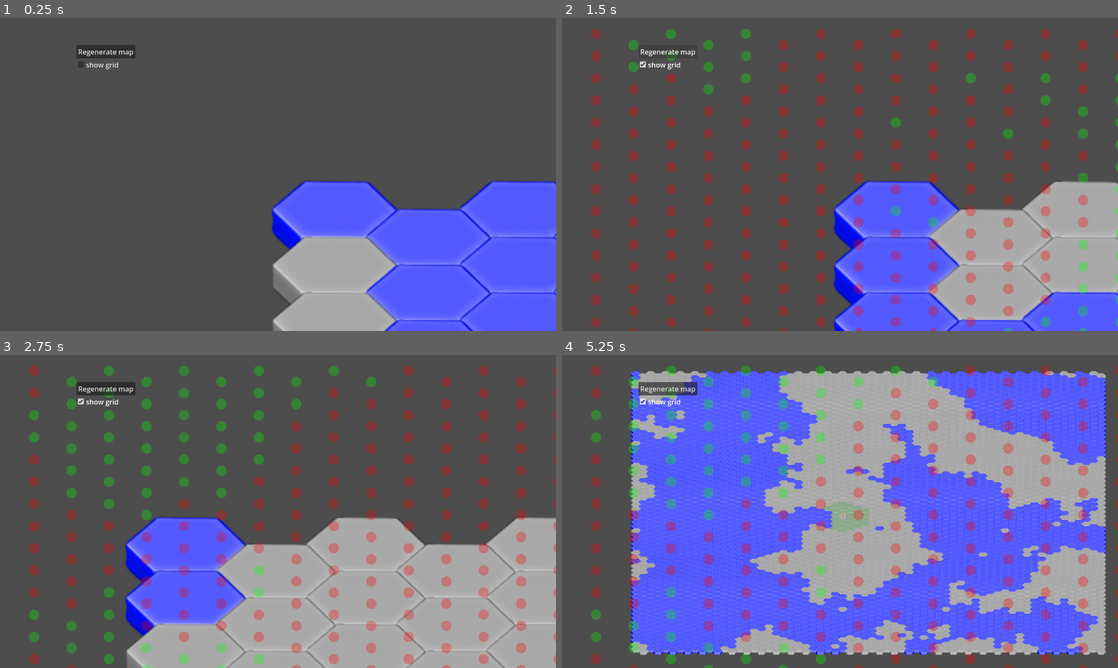
Above: before the commit, frames 1-4 (two rows, left to right).
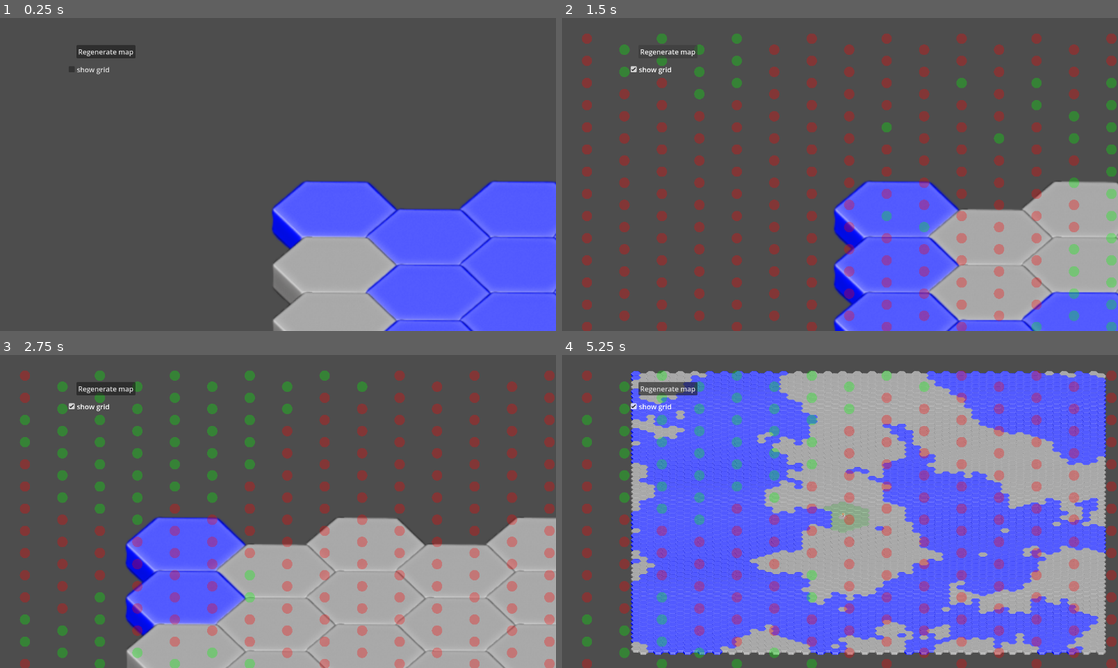
Above: after the commit, the same moments.

Repository: MSettan/HashClash
Game: Godot game, scene res://Scenes/node_2d.tscn
Same seed, same stepped clock (60 frames per second), same inputs: the game is played once before the commit and once after it.
Inputs (mouse positions are in pixels of both pictures, inside the frame that each line leads up to):
- Up to frame 1 (0.25 s): no input
- Up to frame 2 (1.5 s): click "show grid" at 0.5 s; click "Regenerate map" at 1.25 s
- Up to frame 3 (2.75 s): tap Enter at 2 s; move the mouse to (400, 495) at 2.02 s; hold D from 2.03 s (still down); tap Mouse wheel down (MidleMouseZoomDown) at 2.1 s
- Up to frame 4 (5.25 s): move the mouse to (728, 527) at 2.77 s; release D at 2.78 s; hold S 2.78-3.53 s; tap Mouse wheel up (MidleMouseZoomUp) at 2.85 s; move the mouse to (895, 442) at 3.52 s; hold D 3.53-4.28 s; click (895, 442) at 3.6 s; move the mouse to (812, 574) at 4.27 s; hold W 4.28-5.03 s; tap Middle mouse button (midleClick) at 4.35 s; move the mouse to (1006, 558) at 5.02 s; hold A from 5.03 s (still down); tap F at 5.1 s

The runs differ from the first frame. In frame 1, 0.1% of the frame differs, in the area x 12-22%, y 14-18%; in frame 2, 20%; in frame 3, 19%; in frame 4, 20%, in the area x 3-100%, y 3-100%.

Commit message:
Split pawn into player-owned units

Diff:
--- a/Scenes/node_2d.tscn
+++ b/Scenes/node_2d.tscn
@@ -8,6 +8,7 @@
 [ext_resource type="Texture2D" uid="uid://cbhyqa3ly5g4p" path="res://textures/Hexes.png" id="5_tx0tn"]
 [ext_resource type="Script" uid="uid://b61vhng4r8fjt" path="res://Skripts/tile_board.gd" id="6_wjtap"]
 [ext_resource type="Script" uid="uid://nuth1s6kvelm" path="res://Skripts/navigation_system.gd" id="7_hvaui"]
+[ext_resource type="Script" uid="uid://c7kqj4sxq6brn" path="res://Skripts/player.gd" id="8_player"]
 [ext_resource type="Script" uid="uid://1tu7a7ynf0iy" path="res://Skripts/grid_display.gd" id="11_2ooml"]
 
 [sub_resource type="TileSetAtlasSource" id="TileSetAtlasSource_wjtap"]
@@ -65,10 +66,9 @@
 custom_minimum_size = Vector2(1280, 720)
 layout_mode = 3
 anchors_preset = 0
-offset_left = 21.0
-offset_top = 11.0
-offset_right = 1301.0
-offset_bottom = 731.0
+offset_top = 22.0
+offset_right = 1280.0
+offset_bottom = 742.0
 script = ExtResource("11_2ooml")
 
 [node name="CheckBox" type="CheckBox" parent="HUD/GridDisplay" unique_id=982257825]
@@ -87,7 +87,12 @@
 offset_bottom = 90.0
 text = "Regenerate map"
 
-[node name="Pawn" parent="." unique_id=359594210 instance=ExtResource("1_epypp")]
+[node name="Players" type="Node2D" parent="." unique_id=-332408063]
+
+[node name="Player" type="Node2D" parent="Players" unique_id=1060184785]
+script = ExtResource("8_player")
+
+[node name="Pawn" parent="Players/Player" unique_id=359594210 instance=ExtResource("1_epypp")]
 position = Vector2(400, 178)
 
 [connection signal="data_noise_to_tiles" from="MapGenerator" to="TileMapPlate" method="_on_map_generator_data_noise_to_tiles"]
--- a/Scenes/pawn.gd
+++ b/Scenes/pawn.gd
@@ -1,4 +1,5 @@
 extends CharacterBody2D
+class_name Pawn
 
 @export var move_time_per_tile: float = 0.18
 @export var snap_offset: Vector2 = Vector2(0, -6)
@@ -10,6 +11,7 @@
 var target_cell: Vector2i
 var movement_points_left: int
 var is_moving := false
+var is_active := true
 var last_mouse_viewport_position: Vector2 = Vector2.ZERO
 
 func setup(_tile_board: TileMapLayer, _navigation_system: HexNavigationSystem) -> void:
@@ -19,7 +21,8 @@
 	current_cell = navigation_system.get_random_walkable_cell()
 	target_cell = current_cell
 	global_position = _cell_to_global(current_cell)
-	_update_reachable_tiles()
+	if is_active:
+		_update_reachable_tiles()
 
 func _ready() -> void:
 	$PawnSprite.play("pawn_idle")
@@ -29,7 +32,7 @@
 	$PathPreviz.global_scale = Vector2.ONE
 
 func _input(event: InputEvent) -> void:
-	if tile_board == null or navigation_system == null:
+	if not is_active or tile_board == null or navigation_system == null:
 		return
 
 	if event is InputEventMouse:
@@ -40,7 +43,7 @@
 		_move_to_mouse()
 
 func _process(_delta: float) -> void:
-	if tile_board == null or navigation_system == null:
+	if not is_active or tile_board == null or navigation_system == null:
 		return
 
 	_update_path_preview()
@@ -102,7 +105,28 @@
 
 func reset_turn() -> void:
 	movement_points_left = movement_points_per_turn
-	_update_reachable_tiles()
+	if is_active:
+		_update_reachable_tiles()
+
+func set_active(value: bool) -> void:
+	if is_active == value:
+		return
+
+	is_active = value
+	if has_node("PathPreviz"):
+		$PathPreviz.clear_points()
+
+	if tile_board == null:
+		return
+
+	if is_active:
+		_update_reachable_tiles()
+	else:
+		tile_board.clear_reachable_cells()
+
+func refresh_reachable_tiles() -> void:
+	if is_active:
+		_update_reachable_tiles()
 
 func _cell_to_global(cell: Vector2i) -> Vector2:
 	return tile_board.to_global(tile_board.map_to_local(cell)) + snap_offset
--- a/Skripts/navigation_system.gd
+++ b/Skripts/navigation_system.gd
@@ -41,7 +41,7 @@
 				astar.connect_points(point_id, neighbor_id)
 
 	$"../../HUD/GridDisplay".setup(tile_board, walkable_cells, map_resolution)
-	$"../../Pawn".setup(tile_board, self)
+	_setup_players()
 
 func _on_tile_map_plate_tiles_type(data: Array[Vector2i], resolution: int) -> void:
 	types_of_tiles = data
@@ -127,6 +127,17 @@
 
 	tile_board = get_node_or_null("../TileBoard") as TileMapLayer
 
+func _setup_players() -> void:
+	var players_root := get_node_or_null("../../Players")
+	if players_root == null:
+		push_error("HexNavigationSystem cannot find ../../Players.")
+		return
+
+	for child in players_root.get_children():
+		var player := child as Player
+		if player != null:
+			player.setup(tile_board, self)
+
 func _get_hex_neighbors(cell: Vector2i) -> Array[Vector2i]:
 	var neighbors: Array[Vector2i] = []
 	neighbors.append(tile_board.get_neighbor_cell(cell, TileSet.CELL_NEIGHBOR_RIGHT_SIDE))
--- /dev/null
+++ b/Skripts/player.gd
@@ -0,0 +1,51 @@
+extends Node2D
+class_name Player
+
+@export var pawn_paths: Array[NodePath] = []
+
+var pawns: Array[Pawn] = []
+var active_pawn: Pawn
+
+func setup(tile_board: TileMapLayer, navigation_system: HexNavigationSystem) -> void:
+	_collect_pawns()
+	if pawns.is_empty():
+		push_warning("Player has no pawns to setup.")
+		return
+
+	for pawn in pawns:
+		pawn.set_active(false)
+		pawn.setup(tile_board, navigation_system)
+
+	set_active_pawn(pawns[0])
+
+func set_active_pawn(pawn: Pawn) -> void:
+	if pawn == null or not pawns.has(pawn):
+		return
+
+	if active_pawn != null:
+		active_pawn.set_active(false)
+
+	active_pawn = pawn
+	active_pawn.set_active(true)
+
+func reset_turn() -> void:
+	for pawn in pawns:
+		pawn.reset_turn()
+
+	if active_pawn != null:
+		active_pawn.refresh_reachable_tiles()
+
+func _collect_pawns() -> void:
+	pawns.clear()
+
+	if not pawn_paths.is_empty():
+		for pawn_path in pawn_paths:
+			var pawn := get_node_or_null(pawn_path) as Pawn
+			if pawn != null:
+				pawns.append(pawn)
+		return
+
+	for child in get_children():
+		var pawn := child as Pawn
+		if pawn != null:
+			pawns.append(pawn)
Not shown, added: Skripts/player.gd.uid
